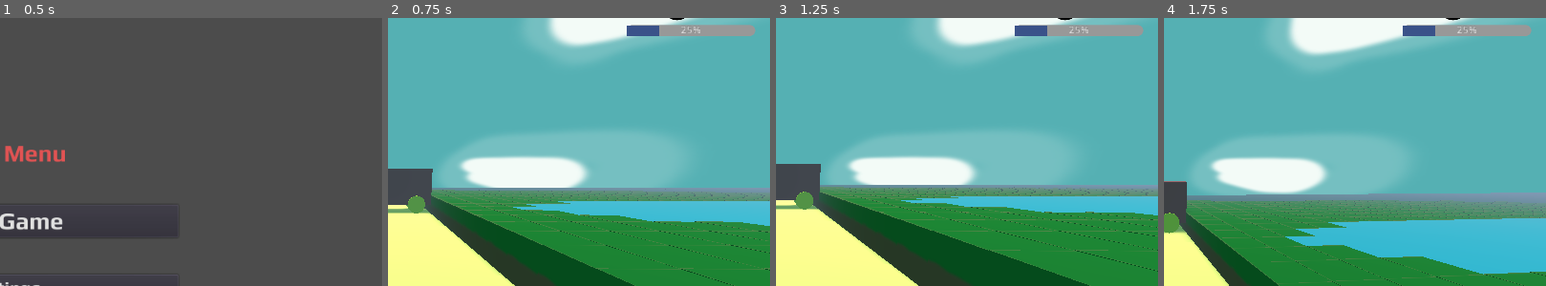
Above: before the commit, frames 1-4 (left to right).
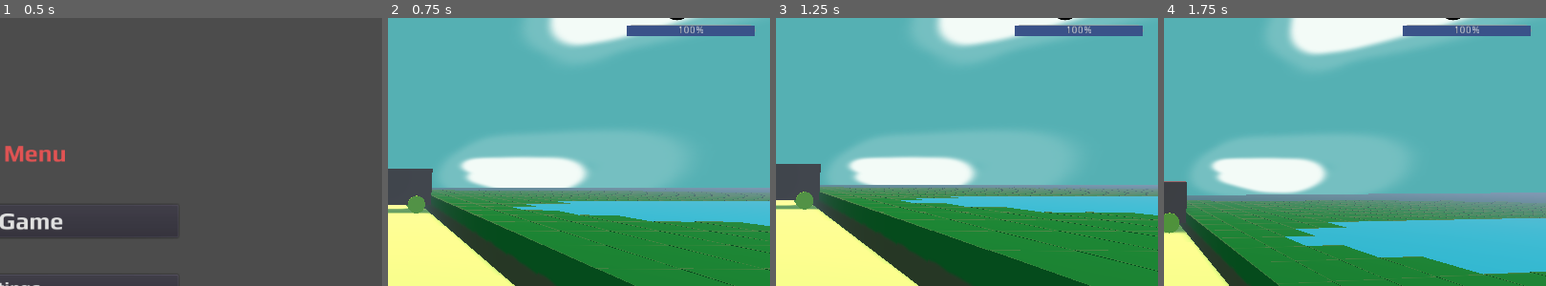
Above: after the commit, the same moments.

Repository: usw344/A-Cut-Above-Lawn-Mowing-Startup-public
Game: Godot game, scene res://Main.tscn
Same seed, same stepped clock (60 frames per second), same inputs: the game is played once before the commit and once after it.
Inputs (mouse positions are % of the whole screen's width and height, from its top left):
- Up to frame 1 (0.5 s): no input
- Up to frame 2 (0.75 s): click "Play Game" at 0.5 s
- Up to frame 3 (1.25 s): no input
- Up to frame 4 (1.75 s): move the mouse to (55, 50) at 1.27 s; hold W (move_forward) from 1.28 s (still down); tap Space (jump) at 1.52 s
The pictures show only the part of the screen within x 50-100%, y 8-58%; the shares and areas given below are measured in that part.

Frame 1 is identical in both runs. In frame 2, 1.0% of the frame differs, in the area x 71-96%, y 2-7%; in frame 3, 1.0%; in frame 4, 1.0%.

Commit message:
Fixzed error of print statement
Fixed error where prints statement for storage is full would print again and again.

Added in basic fuel reduction upon block breaking feature

Diff:
--- a/Current_Job/Current_Job.gd
+++ b/Current_Job/Current_Job.gd
@@ -21,6 +21,11 @@
 var fuel = 100
 var value_of_mowed_grass_in_storage = 5
 
+
+##internal script methods
+var fuel_whole_number_counter = 0
+var storage_is_full_limter = false
+
 func _ready():
 	go_to($Storage_Depot,-5,1,20)
 
@@ -32,7 +37,7 @@
 """
 func receive_update(update):
 	$Player_HUD.add_to_storage(update["storage"])
-	$Player_HUD.set_current_fuel_value(update["fuel"])
+	$Player_HUD.set_current_fuel_value(get_current_fuel_value()-update["fuel"])
 
 func handle_mower_collision(collision):
 
@@ -51,9 +56,11 @@
 			grid.edit_grid("Testing",grid_position,-1)
 
 			##update mower storage and fuel. for now just use a raw value of -1 -1.
-			receive_update({"fuel":75,"storage":value_of_mowed_grass_in_storage})
+			receive_update({"fuel":compute_fuel_loss(true),"storage":value_of_mowed_grass_in_storage})
 	else:
-		print("storage_is_full") #TO DO REPLACE THIS WITH NOTIFCATION SYSTEM call
+		if not storage_is_full_limter:
+			print("storage_is_full") #TO DO REPLACE THIS WITH NOTIFCATION SYSTEM call
+		storage_is_full_limter = true
 """
 	Internal function to move the mower from point to another (not to be confused with
 	move_slide as this will do it without simulating movement)
@@ -65,15 +72,24 @@
 	obj.transform.origin.z = z
 	obj.transform.origin.y = y
 
+"""
+	Set storage amount in mower to zero
+"""
 func empty_storage():
 	player_hud.clear_storage_handler()
+	storage_is_full_limter = false
+
 """
 """
 func add_money_for_grass():
 	var add_money_value = compute_storage_value()
 	player_hud.add_value_to_money_label(add_money_value)
 
+"""
+	Function to compute how much money to add based on current storage value
 
+	return value of current storage
+"""
 func compute_storage_value():
 	var storage_value = get_storage_value()
 	var value_per_unit = 5
@@ -81,6 +97,32 @@
 
 	return storage_value*value_per_unit ##CHANGE HARDCOODE VALUE TO BE RELATIVE TO MARKET VALUE LATER
 
-
+"""
+	Internal function to get current amount of items in mower storage
+"""
 func get_storage_value():
 	return int(player_hud.get_storage_value())
+
+"""
+	Internal function to get current fuel amount in mower
+"""
+func get_current_fuel_value():
+	return int(player_hud.get_current_fuel_value())
+
+func compute_fuel_loss(is_block):
+	if not is_block:
+		return steps_to_fuel_loss() * 0
+	else:
+		fuel_whole_number_counter += 0.25
+		##check if the fuel counter should be returned 1
+		#PLACEHOLDER UNTIL A WAY TO SET PROGRESS BAR IN DECIMAL CAN FOUND
+
+		if fuel_whole_number_counter == 1:
+			fuel_whole_number_counter = 0
+			return 1
+
+
+	return 0
+
+func steps_to_fuel_loss():
+	return 0
--- a/Player_HUD/Player_HUD.tscn
+++ b/Player_HUD/Player_HUD.tscn
@@ -113,4 +113,5 @@
 margin_bottom = 84.0
 custom_styles/fg = SubResource( 9 )
 custom_styles/bg = SubResource( 10 )
-value = 25.0
+step = 0.0
+value = 100.0
